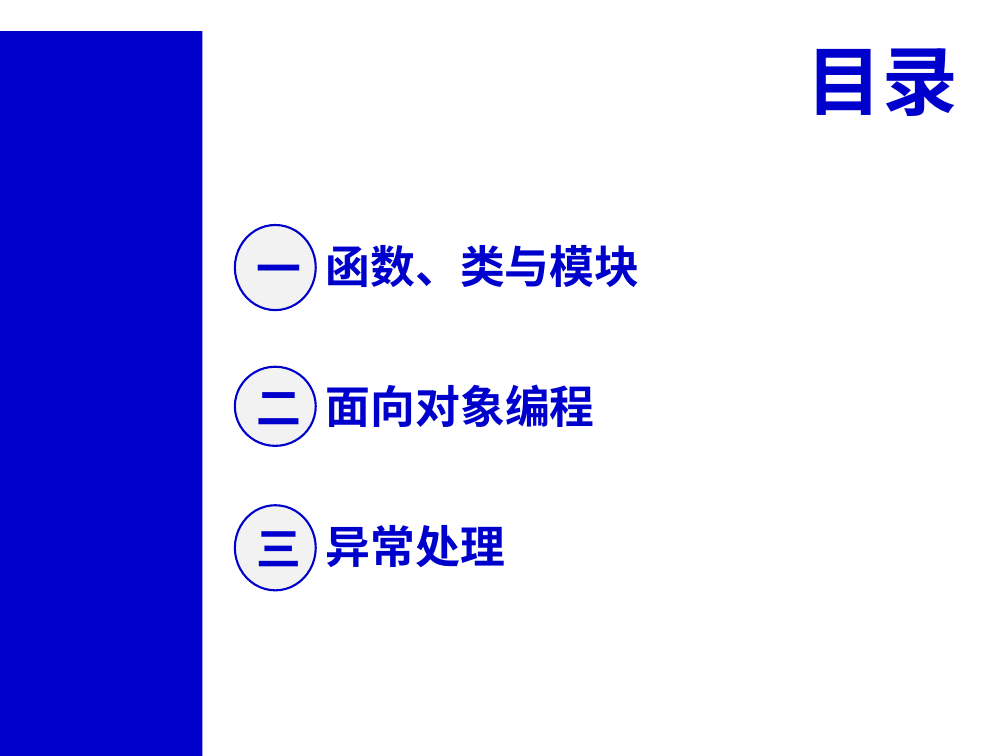
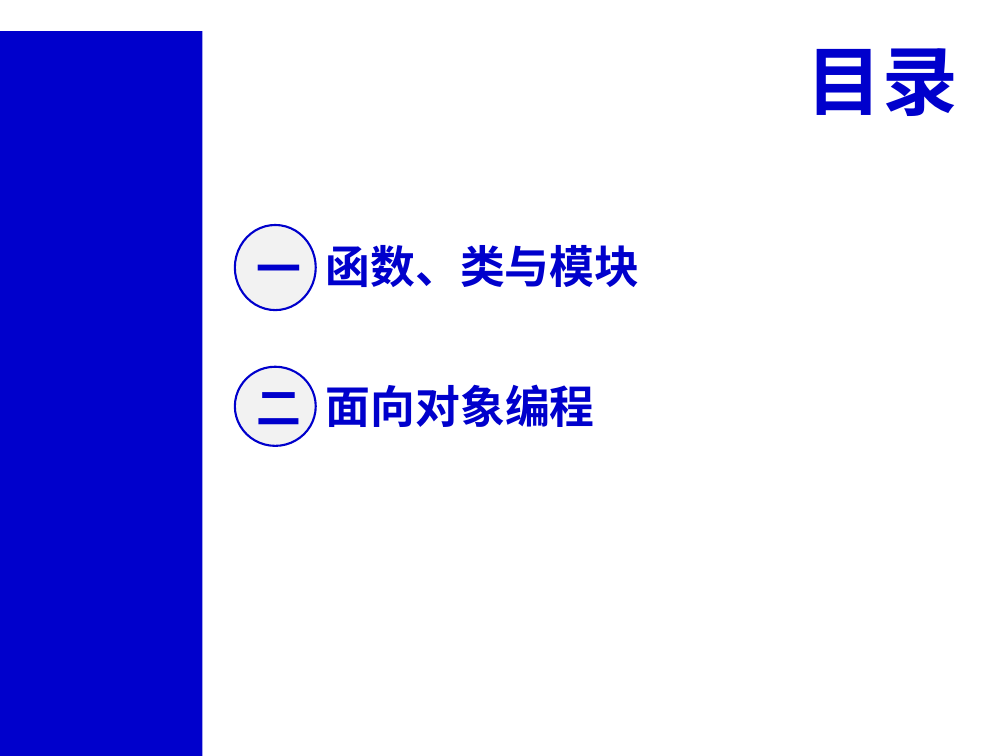
Before and after one commit to xinluo2018/spatial-data-course, a slide deck: slide 2 of 第二章-Python程序设计基础-8学时/第2节-python程序设计基础-2-2课时.pptx. Drawn at 1008x756 pixels with LibreOffice and Linux fonts; fonts in the diff are those of the drawing. Boxes give left, top, right and bottom in pixels: in the first picture for what was removed or moved away, otherwise in the second. Text is boxed around its words. In the diff, an @@ line names an element or a change of style, - is before the commit and + after.

```diff
--- a/第二章-Python程序设计基础-8学时/第2节-python程序设计基础-2-2课时.pptx
+++ b/第二章-Python程序设计基础-8学时/第2节-python程序设计基础-2-2课时.pptx
@@ ellipse removed at <box>235,505,316,590</box> @@
-三
@@ text removed at <box>326,525,505,567</box> @@
-异常处理
```
Also in this commit, not shown: 3 other slides changed, 5 slides added, 3 slides removed, 12 other files.
